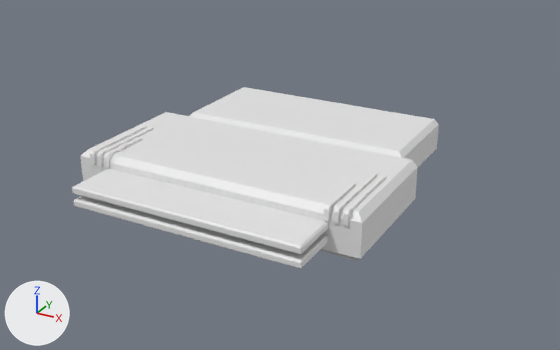
Two versions of the OBJ model cosmodrone/assets/station-parts/generated/fighter_frame.obj, one commit apart.
Camera for both pictures: a 50 mm lens placed at (1.37, -2.52, 1.16), pointed at (-0.03, 0.02, -0.11). Lighting does not change. The marker at lower left points along +X, +Y and +Z. Where no turn or scale is listed for an object, it has been applied to the vertices.

The older version as bpy lines, for what is in view:
```python
me_fighter_frame_cube_014 = bpy.data.meshes.new('Fighter_Frame_Cube.014')
me_fighter_frame_cube_014.from_pydata(...)  # 136 vertices, 232 faces; spans x -0.573..0.562, y -0.723..0.459, z -0.086..0.095
ob_fighter_frame_cube_014 = bpy.data.objects.new('Fighter_Frame_Cube.014', me_fighter_frame_cube_014)
ob_fighter_frame_cube_014.location = (0.0, 0.0, 0.0)
```
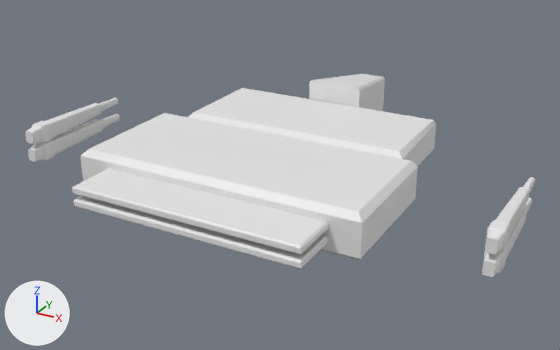
Commit message: cosmodrone: fighter asset/handling updates

What differs and where, as boxes [x1, y1, x2, y2] in the pictures (560 x 350 px; the box of a moved part takes in the faces that stretch with it):
```json
{"object": "Fighter_Frame_Cube.014", "change": "reshaped", "before": [72, 87, 439, 269], "after": [25, 74, 535, 277], "on screen": "39% wider, 11% taller"}
{"part": 1, "of": "me_fighter_frame_cube_014", "change": "added", "after": [28, 114, 120, 162]}
{"part": 2, "of": "me_fighter_frame_cube_014", "change": "added", "after": [482, 197, 532, 277]}
{"part": 3, "of": "me_fighter_frame_cube_014", "change": "added", "after": [25, 98, 118, 144]}
{"part": 4, "of": "me_fighter_frame_cube_014", "change": "added", "after": [485, 177, 535, 254]}
{"part": 5, "of": "me_fighter_frame_cube_014", "change": "added", "after": [309, 74, 385, 111]}
{"part": 6, "of": "me_fighter_frame_cube_014", "change": "deleted", "before": [90, 126, 386, 226]}
{"part": 7, "of": "me_fighter_frame_cube_014", "change": "moved or reshaped", "before": [90, 87, 439, 212], "after": [90, 88, 436, 212]}
```

The change, as JSON lines over the scene's bpy script:
```json
{"block": "me_fighter_frame_cube_014", "where": "# used by ob_fighter_frame_cube_014; location = (0.0, 0.0, 0.0)"}
{"op": "remove", "block": "me_fighter_frame_cube_014", "code": "me_fighter_frame_cube_014.from_pydata(...)  # 136 vertices, 232 faces; spans x -0.573..0.562, y -0.723..0.459, z -0.086..0.095"}
{"op": "add", "block": "me_fighter_frame_cube_014", "code": "me_fighter_frame_cube_014.from_pydata(...)  # 612 vertices, 1188 faces; spans x -0.965..0.965, y -0.723..0.899, z -0.16..0.16"}
{"block": "me_fighter_frame_cube_014", "change": "me_fighter_frame_cube_014 part 1: a new loose piece of 128 vertices spanning x -0.965..-0.909, y -0.437..0.104, z -0.083..-0.006"}
{"block": "me_fighter_frame_cube_014", "change": "me_fighter_frame_cube_014 part 2: a new loose piece of 128 vertices spanning x 0.909..0.965, y -0.437..0.104, z -0.083..-0.006"}
{"block": "me_fighter_frame_cube_014", "change": "me_fighter_frame_cube_014 part 3: a new loose piece of 128 vertices spanning x -0.965..-0.909, y -0.437..0.104, z -0.004..0.073"}
{"block": "me_fighter_frame_cube_014", "change": "me_fighter_frame_cube_014 part 4: a new loose piece of 128 vertices spanning x 0.909..0.965, y -0.437..0.104, z -0.004..0.073"}
{"block": "me_fighter_frame_cube_014", "change": "me_fighter_frame_cube_014 part 5: a new loose piece of 28 vertices spanning x -0.121..0.121, y 0.451..0.899, z -0.16..0.16"}
{"block": "me_fighter_frame_cube_014", "change": "me_fighter_frame_cube_014 part 6: 6 loose pieces with 72 vertices, spanning x -0.518..0.518, y -0.545..-0.229, z 0.046..0.095, are deleted"}
{"block": "me_fighter_frame_cube_014", "change": "me_fighter_frame_cube_014 part 7"}
{"block": "me_fighter_frame_cube_014", "change": "11 vertices are removed from x -0.55..0.539, y -0.034..0.459, z -0.086..0.086"}
{"block": "me_fighter_frame_cube_014", "change": "36 faces are deleted"}
{"block": "me_fighter_frame_cube_014", "change": "1 vertex moves from x 0.459, y 0.459, z 0.074 to x 0.459, y 0.446, z 0.074"}
{"block": "me_fighter_frame_cube_014", "change": "19 vertices are added at x -0.562..0.551, y -0.046..0.459, z -0.086..0.086"}
{"block": "me_fighter_frame_cube_014", "change": "52 new faces join them"}
```
